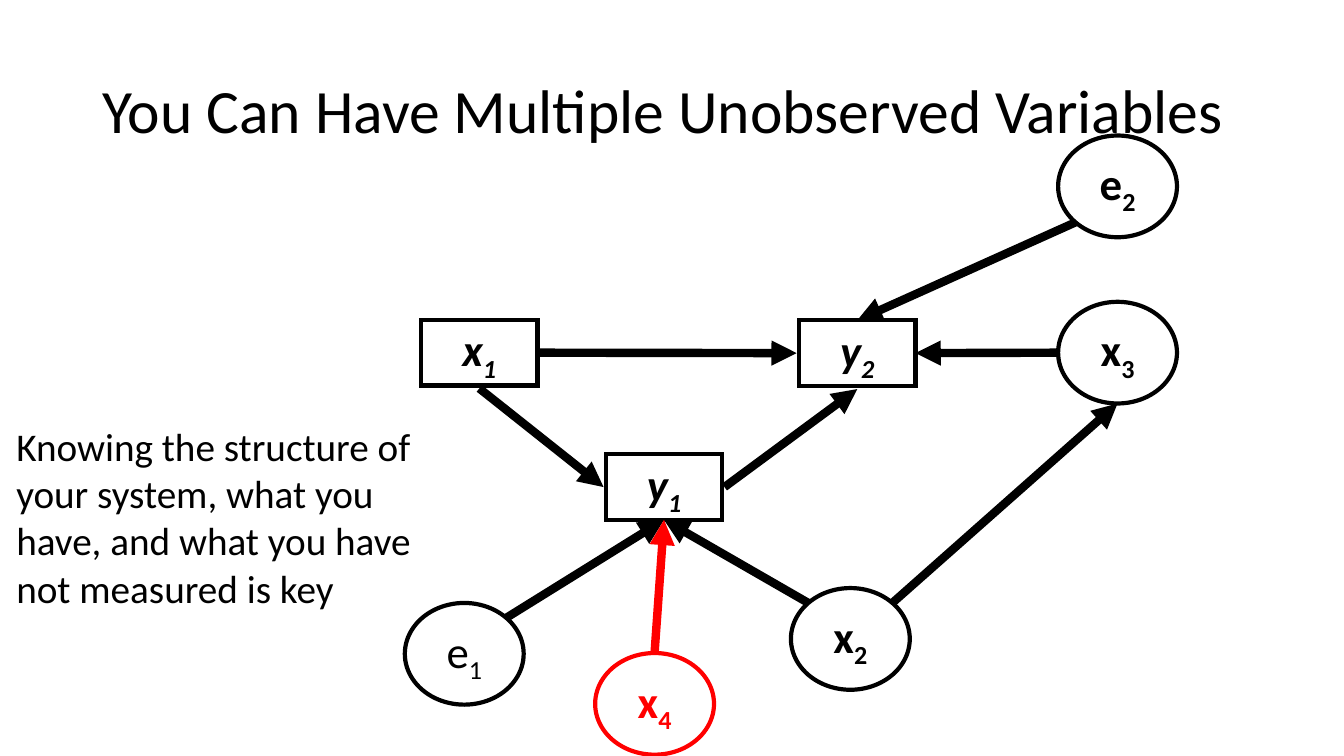
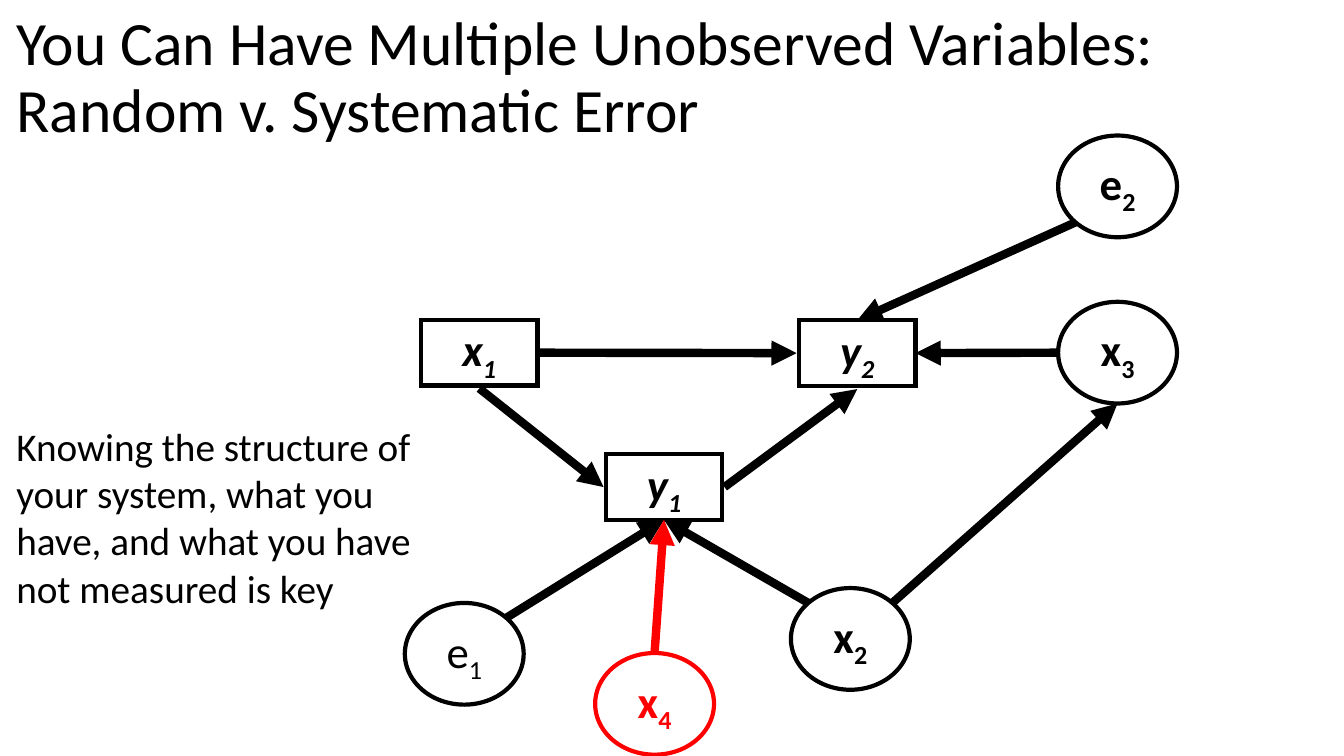
Before and after one commit to biol607/biol607.github.io, a slide deck: slide 30 of lectures/causal_diagrams.pptx (slide 21 before the commit). Drawn at 1344x756 pixels with LibreOffice and Linux fonts; fonts in the diff are those of the drawing. Boxes give left, top, right and bottom in pixels: in the first picture for what was removed or moved away, otherwise in the second. Text is boxed around its words. In the diff, an @@ line names an element or a change of style, - is before the commit and + after.

```diff
--- a/lectures/causal_diagrams.pptx
+++ b/lectures/causal_diagrams.pptx
@@ title at [17,22,1153,142]: text changed @@
-You Can Have Multiple Unobserved Variables
+You Can Have Multiple Unobserved Variables: Random v. Systematic Error
```
Also in this commit, not shown: 15 other slides changed, 19 slides added, 5 slides removed.
